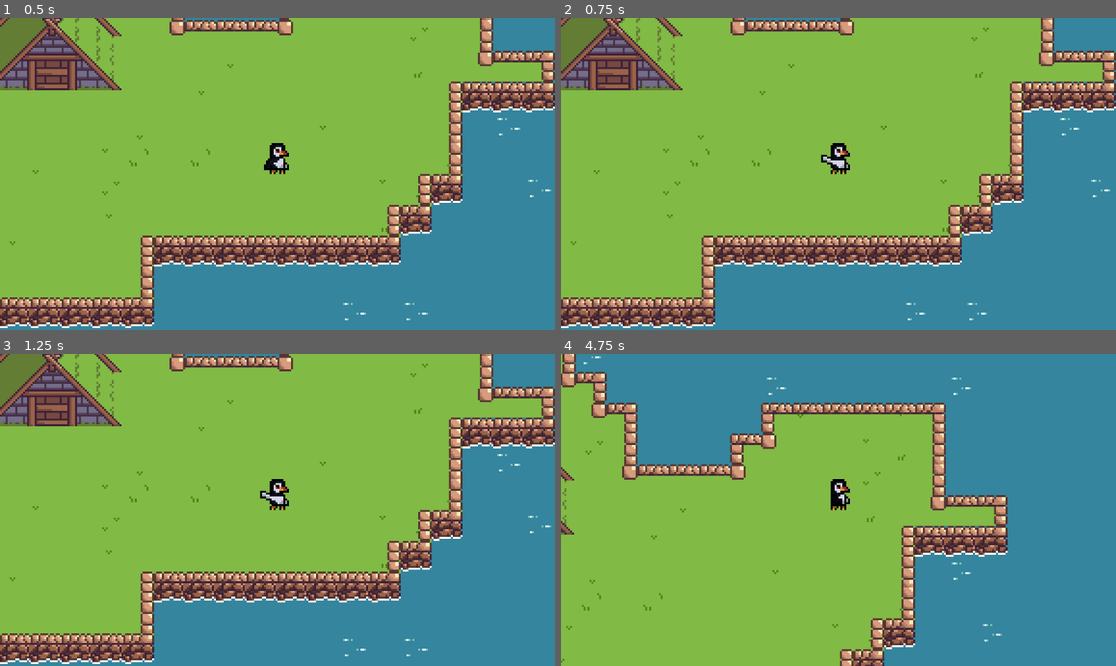
Above: before the commit, frames 1-4 (two rows, left to right).
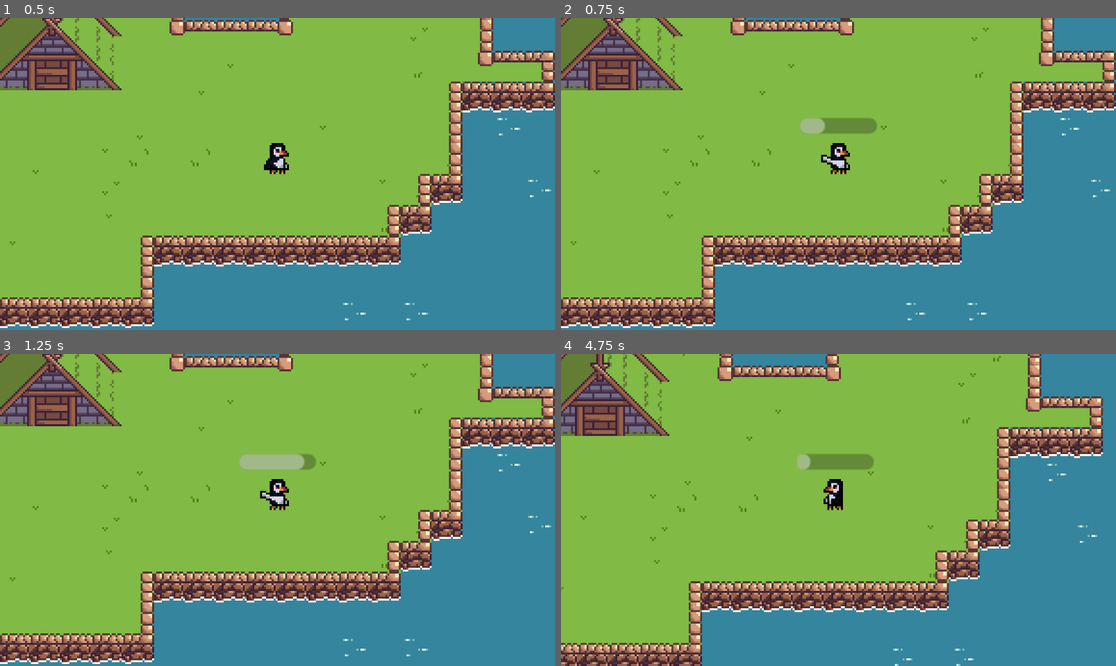
Above: after the commit, the same moments.

Repository: Dwelf/puffin-fisher
Game: Godot game, scene res://test.tscn
Same seed, same stepped clock (60 frames per second), same inputs: the game is played once before the commit and once after it. The engine's default icon, where the game draws it, is replaced by a stand-in: a white triangle on a blue panel in a dark square.
Inputs (mouse positions are in pixels of both pictures, inside the frame that each line leads up to):
- Up to frame 1 (0.5 s): no input
- Up to frame 2 (0.75 s): move the mouse to (960, 158) at 0.52 s; press the mouse at (960, 158) at 0.53 s; hold D (right) from 0.53 s (still down)
- Up to frame 3 (1.25 s): keep holding D (right)
- Up to frame 4 (4.75 s): move the mouse to (727, 525) at 1.27 s; release D (right) at 1.28 s; release the mouse at (727, 525) at 1.28 s; hold S (down) 1.28-2.03 s; click (727, 525) at 1.35 s; move the mouse to (894, 441) at 2.02 s; press the mouse at (894, 441) at 2.03 s; hold D (right) 2.03-2.78 s; move the mouse to (810, 572) at 2.77 s; release the mouse at (810, 572) at 2.78 s; hold W (up) 2.78-3.53 s; click (810, 572) at 2.85 s; move the mouse to (1005, 556) at 3.52 s; press the mouse at (1005, 556) at 3.53 s; hold A (left) from 3.53 s (still down); move the mouse to (672, 463) at 4.27 s; release the mouse at (672, 463) at 4.28 s; click (672, 463) at 4.35 s

Frame 1 is identical in both runs. In frame 2, 0.7% of the frame differs, in the area x 43-57%, y 32-38%; in frame 3, 0.7%; in frame 4, 46%, in the area x 0-98%, y 0-100%.

Commit message:
Fishing cast power meter implemented

Diff:
--- /dev/null
+++ b/Scenes/fishingUI.tscn
@@ -0,0 +1,11 @@
+[gd_scene load_steps=2 format=3 uid="uid://bftrx3cuhulnl"]
+
+[ext_resource type="Script" path="res://Scripts/fishingUI.gd" id="1_8tkcl"]
+
+[node name="Power" type="ProgressBar"]
+offset_left = -20.0
+offset_top = -4.0
+offset_right = 20.0
+offset_bottom = 4.0
+show_percentage = false
+script = ExtResource("1_8tkcl")
--- a/Scenes/player.tscn
+++ b/Scenes/player.tscn
@@ -1,7 +1,8 @@
-[gd_scene load_steps=17 format=3 uid="uid://d21f4g8oo560p"]
+[gd_scene load_steps=18 format=3 uid="uid://d21f4g8oo560p"]
 
 [ext_resource type="Script" path="res://Scripts/player.gd" id="1_1o5iq"]
 [ext_resource type="Texture2D" uid="uid://dys87gulg1rjp" path="res://Assets/main_char.png" id="1_gv5sn"]
+[ext_resource type="PackedScene" uid="uid://bftrx3cuhulnl" path="res://Scenes/fishingUI.tscn" id="3_kafbe"]
 
 [sub_resource type="Animation" id="Animation_bioic"]
 resource_name = "Idle"
@@ -119,7 +120,11 @@
 [node name="AnimatedSprite2D" type="AnimatedSprite2D" parent="."]
 position = Vector2(0, -8)
 sprite_frames = SubResource("SpriteFrames_e7lrk")
-animation = &"Run"
+animation = &"Casting"
+
+[node name="FishingLine" type="Line2D" parent="AnimatedSprite2D"]
+position = Vector2(0, 8)
+width = 2.0
 
 [node name="CollisionShape2D" type="CollisionShape2D" parent="."]
 position = Vector2(0, -1)
@@ -128,3 +133,8 @@
 
 [node name="Timer" type="Timer" parent="."]
 one_shot = true
+
+[node name="Power" parent="." instance=ExtResource("3_kafbe")]
+visible = false
+offset_top = -29.0
+offset_bottom = -21.0
--- /dev/null
+++ b/Scripts/fishingUI.gd
@@ -0,0 +1,28 @@
+extends ProgressBar
+
+var start = false
+var increment = 2
+var finished = false
+
+func cast():
+	start = true
+	increment = 2
+
+func release_cast():
+	start = false
+	return value
+
+func reset_cast():
+	finished = false
+	value = 0
+
+func _process(_delta):
+
+	if start:
+		value += increment
+		if value == max_value:
+			increment *= -1
+
+		if value == 0:
+			finished = true
+			start = false
--- a/Scripts/player.gd
+++ b/Scripts/player.gd
@@ -5,45 +5,75 @@
 
 @onready var animated_sprite = $AnimatedSprite2D
 @onready var cast_timer = $Timer
+@onready var power_bar = $Power
+@onready var fishingLine = $AnimatedSprite2D/FishingLine
 
 var casting = false
 var fishing = false
+var input_direction
 
 func _ready():
 	animated_sprite.play("Idle")
 
 
+
 func _physics_process(_delta):
 
 	# get user input for movement
-	var input_direction = Vector2(
+	input_direction = Vector2(
 		Input.get_action_strength("right") - Input.get_action_strength("left"),
 		Input.get_action_strength("down") - Input.get_action_strength("up")
 	)
 
 
 	# CASTING LOGIC
-	var cast = Input.get_action_strength("cast")
+#	var cast = Input.get_action_strength("cast")
 
-	if cast > 0 and cast_timer.is_stopped() and !casting and !fishing:
+	if !fishing and Input.is_action_just_pressed("cast"):
+		print("Casting")
 		casting = true
-		cast_timer.start()     #when pressing cast, the casting animation plays for 1 second before moving to the fishing animation
-	elif cast > 0 and fishing:
+		power_bar.visible = true
+		power_bar.cast()
+
+
+
+
+
+	if (casting and Input.is_action_just_released("cast")) or power_bar.finished:
+		casting = false
+		cast_timer.start()
+		var power = power_bar.release_cast()
+
+		if !power_bar.finished:
+			fishing = true
+		else:
+			power_bar.visible = false
+			power_bar.reset_cast()
+
+	if !casting and cast_timer.is_stopped():
 		fishing = false
-		cast_timer.start()     #when coming out of fishing animation, you cannot cas
+		power_bar.visible = false
+		power_bar.reset_cast()
 
-	if casting and cast_timer.is_stopped():
-		casting = false
-		fishing = true
-
+#	if cast > 0 and cast_timer.is_stopped() and !casting and !fishing:
+#		casting = true
+#		cast_timer.start()     #when pressing cast, the casting animation plays for 1 second before moving to the fishing animation
+#	elif cast > 0 and fishing:
+#		fishing = false
+#		cast_timer.start()     #when coming out of fishing animation, you cannot cas
+#
+#	if casting and cast_timer.is_stopped():
+#		casting = false
+#		fishing = true
 
 	update_animation_parameters(input_direction)
 
-
-	velocity = input_direction.normalized() * move_speed
+	if input_direction != Vector2.ZERO:
+		velocity = input_direction.normalized() * move_speed
 
 	if !casting and !fishing:  #cannot move while fishing or casting
-		move_and_slide()
+		if input_direction != Vector2.ZERO:
+			move_and_slide()
 
 	pick_new_state()
 
@@ -63,7 +93,7 @@
 # picks the animation state based on certain circumstances
 func pick_new_state():
 	if !fishing and !casting:
-		if(velocity != Vector2.ZERO):
+		if(input_direction != Vector2.ZERO):
 			animated_sprite.play("Run")
 
 		else:
--- a/project.godot
+++ b/project.godot
@@ -44,6 +44,7 @@
 cast={
 "deadzone": 0.5,
 "events": [Object(InputEventMouseButton,"resource_local_to_scene":false,"resource_name":"","device":-1,"window_id":0,"a …(258 unchanged characters)…
+, Object(InputEventKey,"resource_local_to_scene":false,"resource_name":"","device":-1,"window_id":0,"alt_pressed":false,"shift_pressed":false,"ctrl_pressed":false,"meta_pressed":false,"pressed":false,"keycode":0,"physical_keycode":32,"key_label":0,"unicode":32,"echo":false,"script":null)
 ]
 }
 
